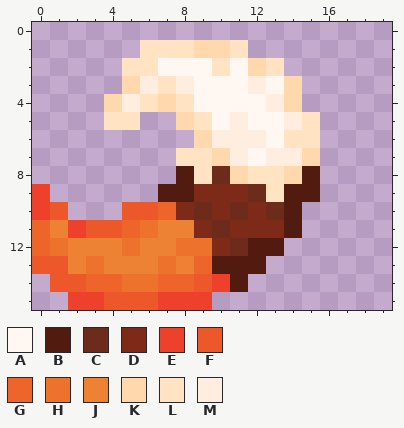
File history of a pixel-art sprite, PawTotems/assets/minecraft/optifine/cit/zanellle/wing.png. The picture above was drawn from the file before the commit.
The file is 20x16 pixels.
Palette (. is transparent): A #fff8f2  B #511c0f  C #6d2b1b  D #7d2a18  E #ed412b  F #ed582b  G #ed652b  H #ed722b  J #ed8235  K #ffd9ad  L #ffe3c2  M #ffede0
Pixels before, first column x 0:
 1 ......LLLKKL....
 2 .....LLAAALAKL..
 3 .....KMLMAAAMAK.
 4 ....KMLKLAAAAMK.
 5 ....LL..KLAMAAML
 6 .........KMMMALL
 7 ........LLKMAMMK
 8 ........BLCKLLKB
 9 E......BBDDDCLBB
10 EF...FFGDCDCDCB.
11 GJEFFGHJJDCDDDB.
12 GHJJJHJJHHDCBB..
13 FFJHJJJHJGBBB...
14 .FFGGHHGGFEB....
15 ..EEFFFEEE......
The same view after the edit:
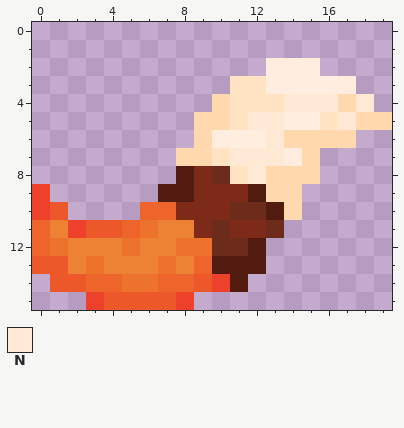
Colours new in this view: N #ffe9d4
The edit:
{"y":1,"x":6,"old":"LLLKKL","new":"......"}
{"y":2,"x":5,"old":"LLAAALAKL..","new":"........MMM"}
{"y":3,"x":5,"old":"KMLMAAAMAK...","new":"......LLMMMMM"}
{"y":4,"x":4,"old":"KMLKLAAAAMK....","new":"......KLLLNNNKN"}
{"y":5,"x":4,"old":"LL","new":".."}
{"y":5,"x":8,"old":"KLAMAA","new":".KKLNN"}
{"y":5,"x":15,"old":"L....","new":"MLNKK"}
{"y":6,"x":13,"old":"ALL..","new":"NKKKK"}
{"y":7,"x":8,"old":"LLKMAM","new":"KKLNNN"}
{"y":8,"x":9,"old":"L","new":"D"}
{"y":8,"x":11,"old":"KLL","new":"LNK"}
{"y":8,"x":15,"old":"B","new":"K"}
{"y":9,"x":12,"old":"CLBB","new":"BKK."}
{"y":10,"x":5,"old":"FF","new":".G"}
{"y":10,"x":9,"old":"C","new":"D"}
{"y":10,"x":12,"old":"DCB","new":"CBK"}
{"y":11,"x":13,"old":"DB","new":"C."}
{"y":12,"x":10,"old":"D","new":"C"}
{"y":12,"x":13,"old":"B","new":"."}
{"y":15,"x":2,"old":"E","new":"."}
{"y":15,"x":7,"old":"E","new":"F"}
{"y":15,"x":9,"old":"E","new":"."}
{"label":"changed","picture_box":[104,40,392,310]}
{"label":"erased","picture_box":[68,292,86,310]}
